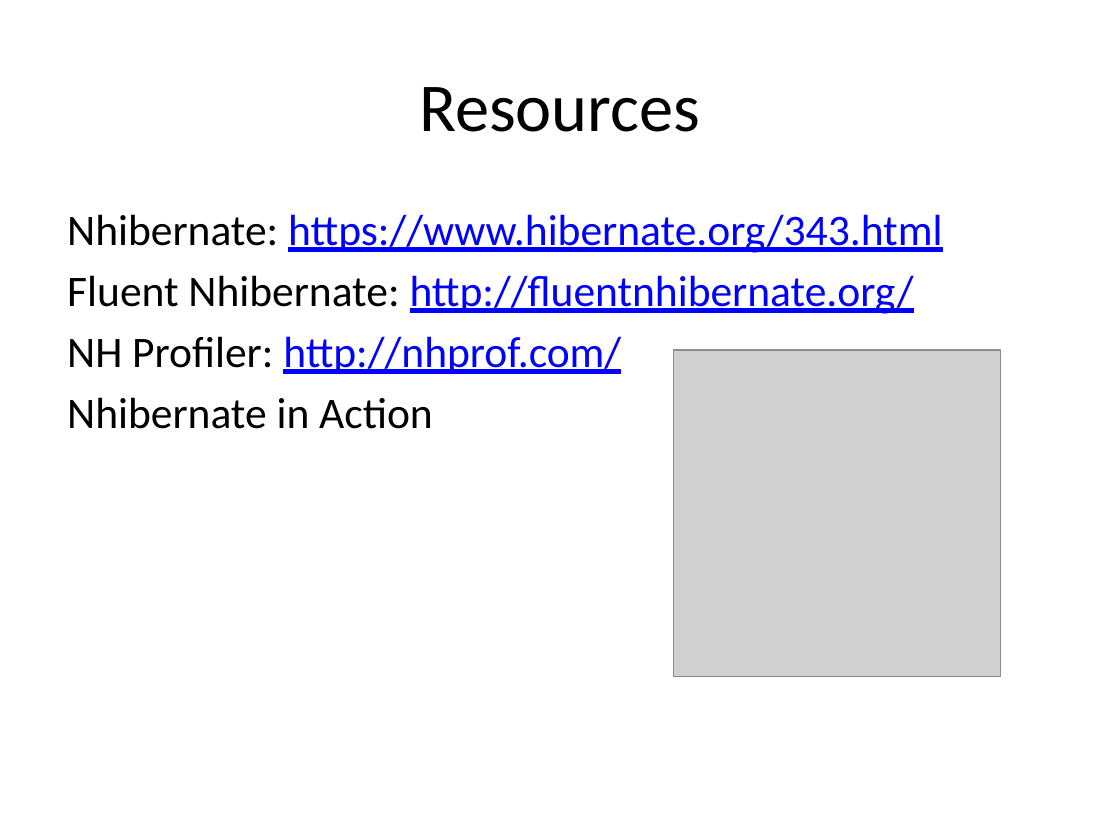
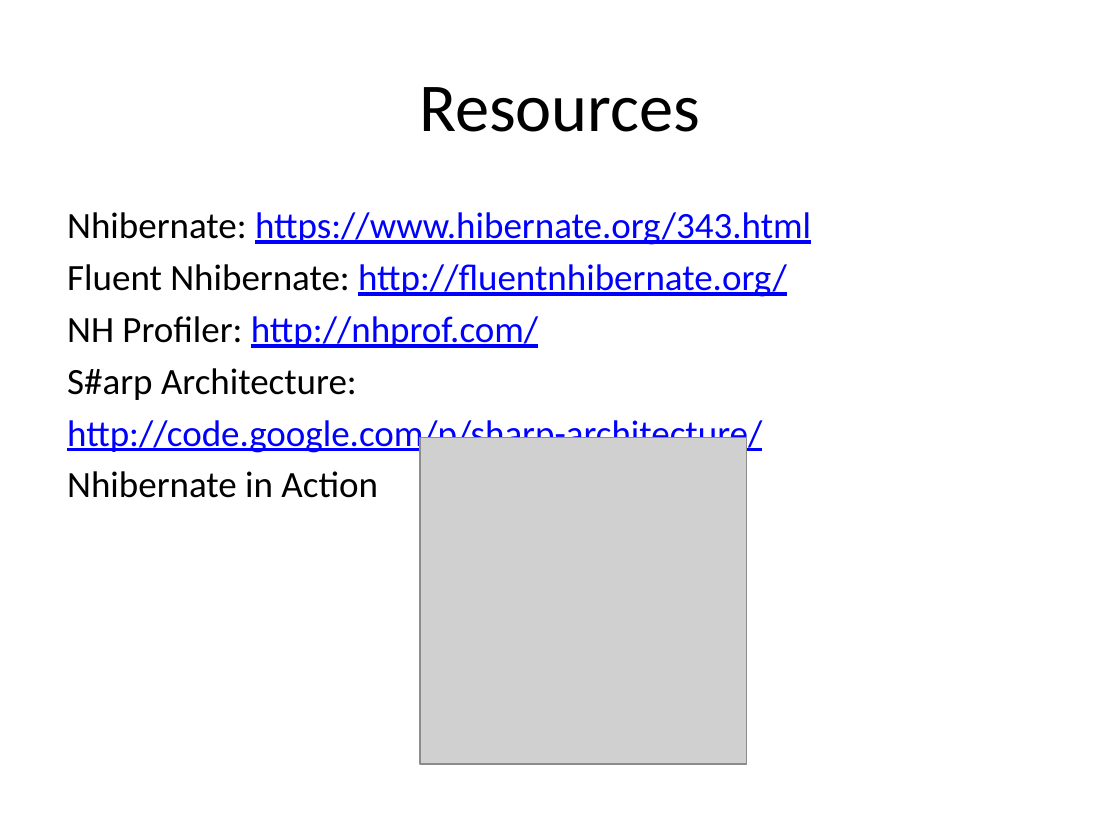
Before and after one commit to LoremipsumSharp/sutekicode, a slide deck: slide 9 of Samples/Mike.NHibernateDemo/Introduction to NHibernate.pptx (slide 8 before the commit). Drawn at 1120x840 pixels with LibreOffice and Linux fonts; fonts in the diff are those of the drawing; grey boxes stand for pictures. Boxes give left, top, right and bottom in pixels: in the first picture for what was removed or moved away, otherwise in the second. Text is boxed around its words. In the diff, an @@ line names an element or a change of style, - is before the commit and + after.

Commit message:
More work on presentation

```diff
--- a/Samples/Mike.NHibernateDemo/Introduction to NHibernate.pptx
+++ b/Samples/Mike.NHibernateDemo/Introduction to NHibernate.pptx
@@ text at (67, 212, 811, 348): size 28 to 23.8 pt in "Nhibernate: https://www.hibernate.org/343.html", "Fluent Nhibernate: http://fluentnhibernate.org/", "NH Profiler: http://nhprof.com/", "Nhibernate in Action" @@
@@ text at (67, 368, 762, 455): paragraphs added @@
+S#arp Architecture:
+http://code.google.com/p/sharp-architecture/
@@ picture: place and size @@
-picture at (674, 349, 1001, 676)
+picture at (420, 438, 747, 765)
```
Also in this commit, not shown: 1 slide added, 3 other files.
